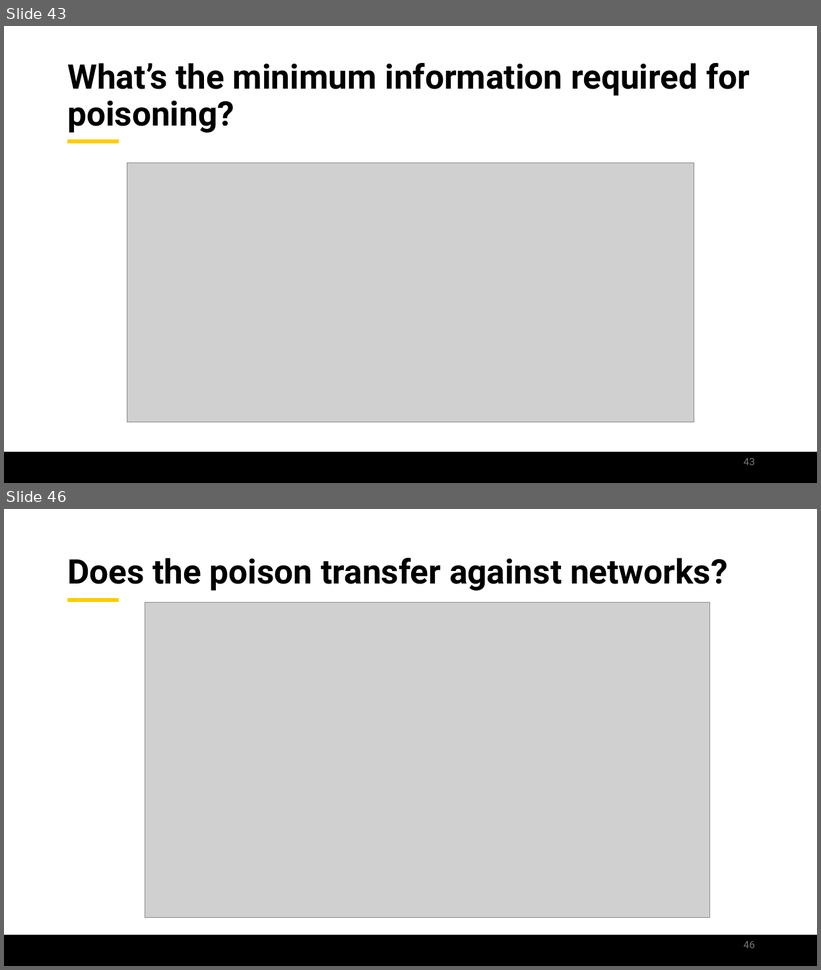
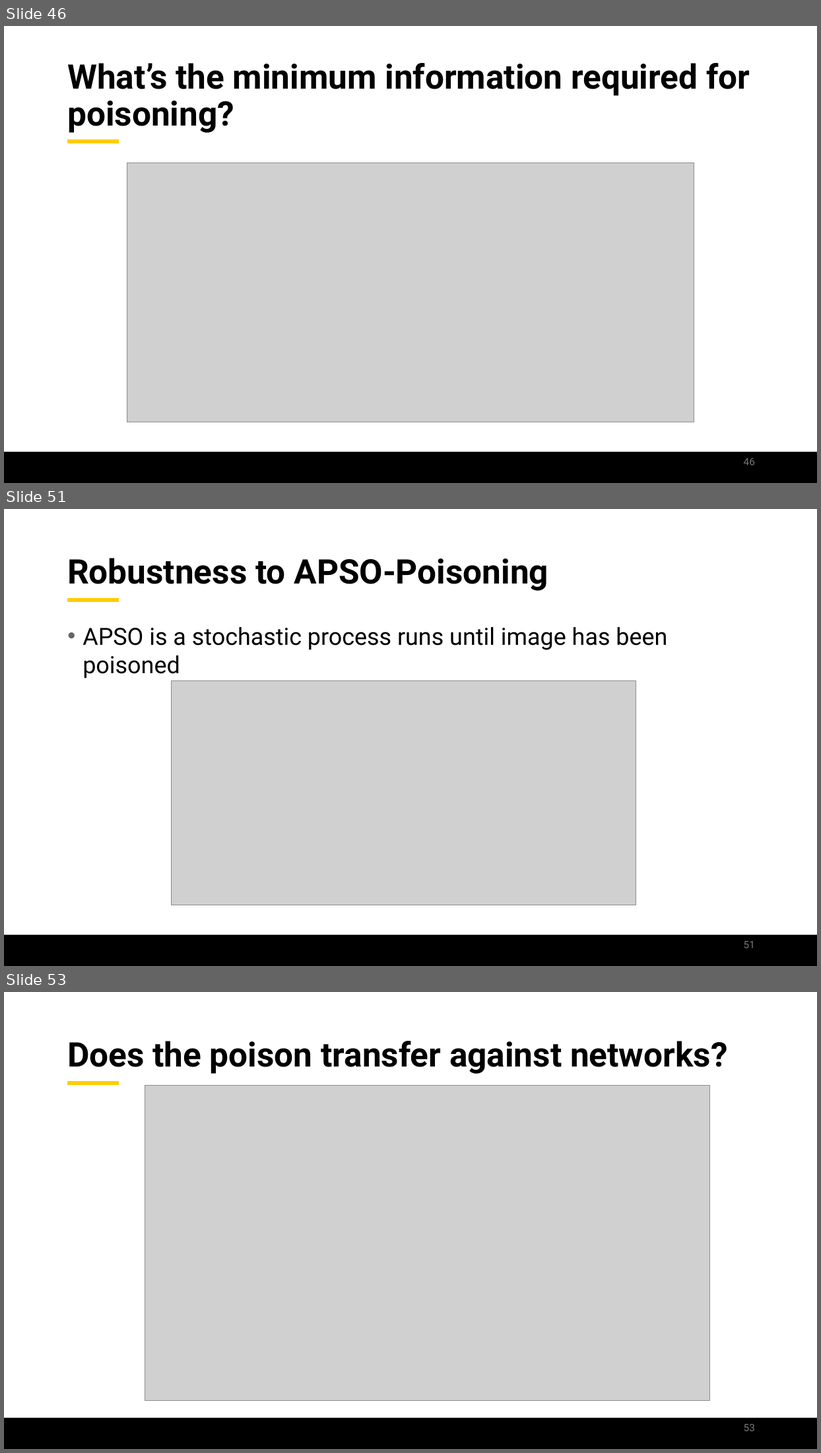
Before and after one commit to jamilgafur/Presentation, a slide deck: Presentation.pptx. Shown one above the other, each under a label of ours: slides 43 and 46 before the commit, slides 46, 51 and 53 after it; the slides between them are not shown. The pictures are 821x970 and 821x1453 pixels, drawn with LibreOffice and Linux fonts; fonts in the diff are those of the drawing; grey boxes stand for pictures; background and template pictures are left out. Boxes give left, top, right and bottom in pixels: in the first picture for what was removed or moved away, otherwise in the second. Text is boxed around its words. In the diff, an @@ line names an element or a change of style, - is before the commit and + after.

```diff
--- a/Presentation.pptx
+++ b/Presentation.pptx
@@ slide 51 added at <box>4,509,817,966</box>, background #FFFFFF; not listed: 2 template elements that a slide beside it also shows @@
@@ title added at <box>67,558,548,591</box>, 40 pt, text #000000, bold @@
+Robustness to APSO-Poisoning
@@ text added at <box>83,627,667,679</box>, 28 pt, text #000000 @@
+• APSO is a stochastic process runs until image has been poisoned
@@ picture added at <box>171,681,636,906</box> @@
@@ page number added at <box>744,941,755,949</box>, 12 pt, text #797979 @@
+51
@@ what was slide 43 is now slide 46 @@
@@ page number at <box>744,458,755,466</box>: text changed @@
-43
+46
@@ what was slide 46 is now slide 53 @@
@@ page number at <box>744,1424,755,1432</box>: text changed @@
-46
+53
```
Also in this commit, not shown: 9 slides changed, 10 other slides added, 3 slides removed.
